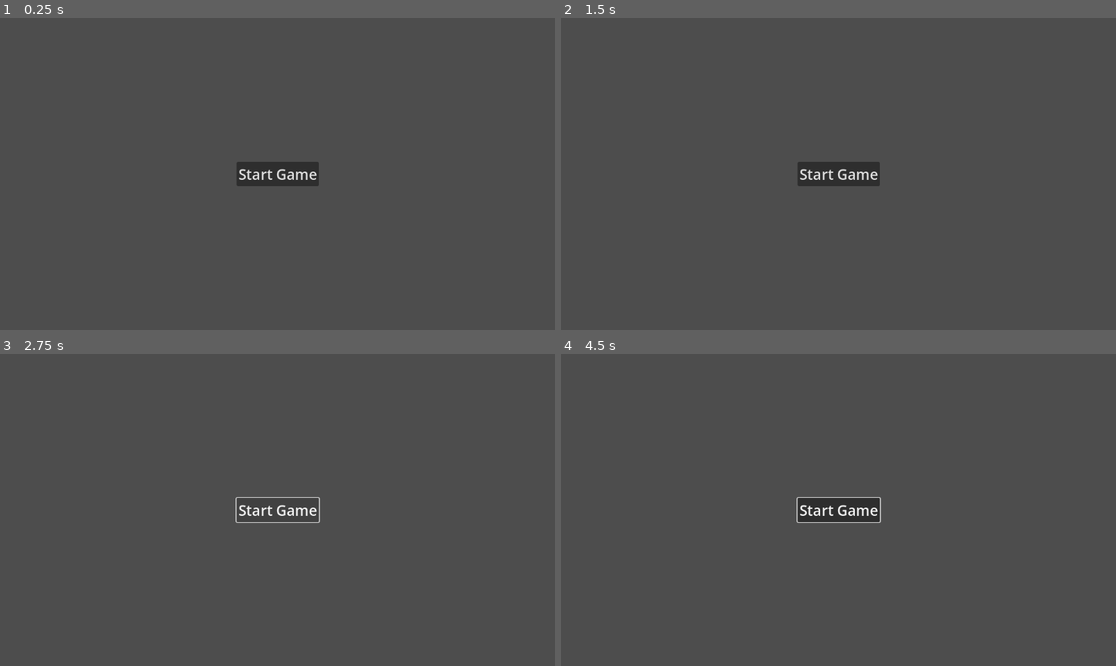
Above: before the commit, frames 1-4 (two rows, left to right).
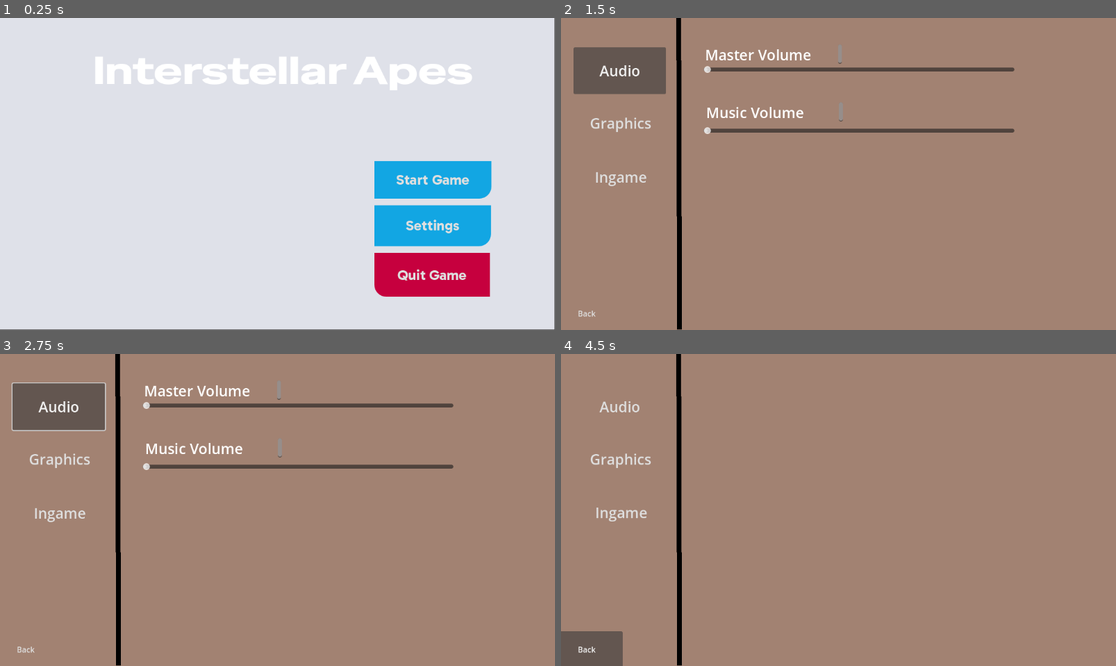
Above: after the commit, the same moments.

Repository: MeOldNg/Mini-IT-2510-02-05
Game: Godot game, scene res://main-menu.tscn
The game is run twice, just before and just after one commit, with the same random seed, the same clock (stepped at 60 frames per second) and the same inputs. Before the commit the project has no main scene; this scene is started directly in both runs.
Inputs (mouse positions are in pixels of both pictures, inside the frame that each line leads up to):
- Up to frame 1 (0.25 s): no input
- Up to frame 2 (1.5 s): click (993, 227) at 0.5 s, where only the run after the commit has a clickable "Settings"; click (622, 71) at 1.25 s, where only the run after the commit has a clickable "Audio"
- Up to frame 3 (2.75 s): click "Start Game" (after the commit: "Audio") at 2 s
- Up to frame 4 (4.5 s): click (622, 460) at 2.75 s, where only the run after the commit has a clickable "Graphics"; click (622, 513) at 3.5 s, where only the run after the commit has a clickable "Ingame"; click (588, 650) at 4.25 s, where only the run after the commit has a clickable "Back"

The runs differ from the first frame. In frame 1, 100% of the frame differs, in the area x 0-100%, y 0-100%; in frame 2, 96%; in frame 3, 96%; in frame 4, 99%.

Commit message:
added files for main menu
added the simple main menu without design for basic reference

Diff:
--- /dev/null
+++ b/UI/panel_theme.tres
@@ -0,0 +1,12 @@
+[gd_resource type="Theme" load_steps=3 format=3 uid="uid://cqmt4obqoeysj"]
+
+[sub_resource type="StyleBoxFlat" id="StyleBoxFlat_y7g48"]
+bg_color = Color(0.638832, 0.583645, 0.602127, 1)
+corner_radius_top_left = 50
+
+[sub_resource type="StyleBoxFlat" id="StyleBoxFlat_p1gqq"]
+bg_color = Color(0.506521, 0.562633, 0.944934, 1)
+
+[resource]
+/styles/panel = SubResource("StyleBoxFlat_y7g48")
+Panel/styles/panel = SubResource("StyleBoxFlat_p1gqq")
--- /dev/null
+++ b/UI/quit_button_theme.tres
@@ -0,0 +1,19 @@
+[gd_resource type="Theme" load_steps=4 format=3 uid="uid://c76yqmdhisv0b"]
+
+[sub_resource type="StyleBoxFlat" id="StyleBoxFlat_u3qrk"]
+bg_color = Color(0.638832, 0.583645, 0.602127, 1)
+corner_radius_top_left = 50
+
+[sub_resource type="StyleBoxFlat" id="StyleBoxFlat_2je7r"]
+bg_color = Color(0.675559, 0.540618, 0.743101, 1)
+
+[sub_resource type="StyleBoxFlat" id="StyleBoxFlat_33np0"]
+bg_color = Color(0, 0.645087, 0.915707, 1)
+
+[resource]
+Button/colors/font_color = Color(0.509366, 1, 0.612631, 1)
+Button/colors/font_hover_color = Color(0.699615, 7.70092e-06, 0.456674, 1)
+Button/colors/icon_hover_color = Color(0.688155, 0.986501, 7.70092e-07, 1)
+Button/styles/panel = SubResource("StyleBoxFlat_u3qrk")
+Panel/styles/panel = SubResource("StyleBoxFlat_2je7r")
+PanelContainer/styles/panel = SubResource("StyleBoxFlat_33np0")
--- a/main-menu.tscn
+++ b/main-menu.tscn
@@ -1,26 +1,117 @@
-[gd_scene format=3 uid="uid://dkrewxtxg7v7j"]
+[gd_scene load_steps=10 format=3 uid="uid://dkrewxtxg7v7j"]
+
+[ext_resource type="Script" uid="uid://dh5pqpc2d0l8x" path="res://main_menu.gd" id="1_holw3"]
+[ext_resource type="Theme" uid="uid://cqmt4obqoeysj" path="res://UI/panel_theme.tres" id="1_mue8r"]
+[ext_resource type="FontFile" uid="uid://dsrweoq0cyfyo" path="res://fonts/Gabarito,Special_Gothic_Expanded_One/Gabarito/static/Gabarito-Bold.ttf" id="2_holw3"]
+[ext_resource type="FontFile" uid="uid://b8dv01pfbt4xf" path="res://fonts/Gabarito,Special_Gothic_Expanded_One/Special_Gothic_Expanded_One/SpecialGothicExpandedOne-Regular.ttf" id="4_holw3"]
+
+[sub_resource type="ShaderMaterial" id="ShaderMaterial_ikcl0"]
+
+[sub_resource type="StyleBoxFlat" id="StyleBoxFlat_ikcl0"]
+bg_color = Color(0.910914, 0.920267, 0.952605, 0.941176)
+
+[sub_resource type="StyleBoxFlat" id="StyleBoxFlat_ljn4s"]
+bg_color = Color(0.0728287, 0.649117, 0.888318, 1)
+corner_radius_bottom_right = 25
+
+[sub_resource type="StyleBoxFlat" id="StyleBoxFlat_w8h0y"]
+bg_color = Color(0.776108, 0, 0.242115, 1)
+corner_radius_bottom_left = 25
+
+[sub_resource type="StyleBoxFlat" id="StyleBoxFlat_5x8rc"]
+bg_color = Color(0.87451, 0.882353, 0.913725, 1)
 
 [node name="Control" type="Control"]
 layout_mode = 3
 anchors_preset = 15
 anchor_right = 1.0
 anchor_bottom = 1.0
+offset_left = -1.0
+offset_top = -1.0
+offset_right = -1.0
+offset_bottom = -1.0
 grow_horizontal = 2
 grow_vertical = 2
+script = ExtResource("1_holw3")
 
-[node name="Button" type="Button" parent="."]
+[node name="Panel" type="Panel" parent="."]
+material = SubResource("ShaderMaterial_ikcl0")
+layout_mode = 1
+anchors_preset = 15
+anchor_right = 1.0
+anchor_bottom = 1.0
+grow_horizontal = 2
+grow_vertical = 2
+theme = ExtResource("1_mue8r")
+theme_override_styles/panel = SubResource("StyleBoxFlat_ikcl0")
+
+[node name="play_game_button" type="Button" parent="."]
 layout_mode = 1
 anchors_preset = -1
-anchor_left = 0.5
-anchor_top = 0.5
-anchor_right = 0.5
-anchor_bottom = 0.5
+anchor_left = 0.749566
+anchor_top = 0.498457
+anchor_right = 0.812066
+anchor_bottom = 0.541667
 offset_left = -85.5
 offset_top = -25.0
 offset_right = 85.5
 offset_bottom = 25.0
 grow_horizontal = 2
 grow_vertical = 2
+theme_override_fonts/font = ExtResource("2_holw3")
 theme_override_font_sizes/font_size = 30
+theme_override_styles/normal = SubResource("StyleBoxFlat_ljn4s")
 text = "Start Game"
 metadata/_edit_use_anchors_ = true
+
+[node name="settings_button" type="Button" parent="."]
+layout_mode = 1
+anchors_preset = -1
+anchor_left = 0.749566
+anchor_top = 0.640432
+anchor_right = 0.811198
+anchor_bottom = 0.694444
+offset_left = -85.5
+offset_top = -25.0
+offset_right = 85.5
+offset_bottom = 25.0
+grow_horizontal = 2
+grow_vertical = 2
+theme_override_fonts/font = ExtResource("2_holw3")
+theme_override_font_sizes/font_size = 30
+theme_override_styles/normal = SubResource("StyleBoxFlat_ljn4s")
+text = "Settings"
+metadata/_edit_use_anchors_ = true
+
+[node name="quit_game_button" type="Button" parent="."]
+layout_mode = 1
+anchors_preset = -1
+anchor_left = 0.766059
+anchor_top = 0.796296
+anchor_right = 0.766059
+anchor_bottom = 0.796296
+offset_left = -104.5
+offset_top = -27.0
+offset_right = 135.5
+offset_bottom = 64.0
+grow_horizontal = 2
+grow_vertical = 2
+theme_override_fonts/font = ExtResource("2_holw3")
+theme_override_font_sizes/font_size = 30
+theme_override_styles/normal = SubResource("StyleBoxFlat_w8h0y")
+text = "Quit Game"
+
+[node name="RichTextLabel" type="RichTextLabel" parent="."]
+layout_mode = 0
+offset_left = 194.0
+offset_top = 57.0
+offset_right = 1060.0
+offset_bottom = 168.0
+theme_override_fonts/normal_font = ExtResource("4_holw3")
+theme_override_font_sizes/normal_font_size = 80
+theme_override_styles/normal = SubResource("StyleBoxFlat_5x8rc")
+text = "Interstellar Apes"
+
+[connection signal="pressed" from="play_game_button" to="." method="_on_play_game_button_pressed"]
+[connection signal="pressed" from="settings_button" to="." method="_on_settings_button_pressed"]
+[connection signal="pressed" from="quit_game_button" to="." method="_on_quit_game_button_pressed"]
--- /dev/null
+++ b/main_menu.gd
@@ -0,0 +1,10 @@
+extends Control
+
+func _on_play_game_button_pressed():
+	get_tree().change_scene_to_file("res://testing_game.tscn")
+
+func _on_settings_button_pressed():
+	get_tree().change_scene_to_file("res://settingsscene/settings.tscn")
+
+func _on_quit_game_button_pressed():
+	get_tree().quit()
--- a/project.godot
+++ b/project.godot
@@ -11,6 +11,7 @@
 [application]
 
 config/name="Main-Menu"
+run/main_scene="uid://dkrewxtxg7v7j"
 config/features=PackedStringArray("4.4", "Forward Plus")
 config/icon="res://icon.svg"
 
--- /dev/null
+++ b/settingsscene/audio_settings.gd
@@ -0,0 +1,4 @@
+extends Control
+
+func _on_back_button_pressed() -> void:
+	get_tree().change_scene_to_file("res://settingsscene/settings.tscn")
--- /dev/null
+++ b/settingsscene/audio_settings.tscn
@@ -0,0 +1,119 @@
+[gd_scene load_steps=6 format=3 uid="uid://djmd0it5k52ob"]
+
+[ext_resource type="Theme" uid="uid://cqmt4obqoeysj" path="res://UI/panel_theme.tres" id="1_lemuw"]
+[ext_resource type="Script" uid="uid://dlxly0ly0n0gx" path="res://settingsscene/audio_settings.gd" id="1_pivgr"]
+
+[sub_resource type="StyleBoxFlat" id="StyleBoxFlat_ikcl0"]
+bg_color = Color(0.657202, 0.524155, 0.455668, 0.941176)
+
+[sub_resource type="StyleBoxFlat" id="StyleBoxFlat_x2hje"]
+bg_color = Color(0.635294, 0.509804, 0.447059, 1)
+
+[sub_resource type="StyleBoxFlat" id="StyleBoxFlat_bndh4"]
+bg_color = Color(0.635294, 0.509804, 0.447059, 1)
+
+[node name="Control" type="Control"]
+layout_mode = 3
+anchors_preset = 15
+anchor_right = 1.0
+anchor_bottom = 1.0
+offset_left = -1.0
+offset_top = -1.0
+offset_right = -1.0
+offset_bottom = -1.0
+grow_horizontal = 2
+grow_vertical = 2
+script = ExtResource("1_pivgr")
+
+[node name="Panel" type="Panel" parent="."]
+layout_mode = 1
+anchors_preset = 8
+anchor_left = 0.5
+anchor_top = 0.5
+anchor_right = 0.5
+anchor_bottom = 0.5
+offset_left = -577.5
+offset_top = -325.0
+offset_right = 577.5
+offset_bottom = 325.0
+grow_horizontal = 2
+grow_vertical = 2
+theme = ExtResource("1_lemuw")
+theme_override_styles/panel = SubResource("StyleBoxFlat_ikcl0")
+metadata/_edit_use_anchors_ = true
+
+[node name="Line2D" type="Line2D" parent="."]
+points = PackedVector2Array(245, 0, 246, 178, 247, 648)
+default_color = Color(0, 0, 0, 1)
+metadata/_edit_lock_ = true
+
+[node name="Button" type="Button" parent="."]
+layout_mode = 0
+offset_left = 27.0
+offset_top = 62.0
+offset_right = 219.0
+offset_bottom = 159.0
+theme_override_font_sizes/font_size = 30
+theme_override_styles/normal = SubResource("StyleBoxFlat_x2hje")
+text = "Audio"
+
+[node name="Button2" type="Button" parent="."]
+layout_mode = 0
+offset_left = 29.0
+offset_top = 171.0
+offset_right = 221.0
+offset_bottom = 268.0
+theme_override_font_sizes/font_size = 30
+theme_override_styles/normal = SubResource("StyleBoxFlat_x2hje")
+text = "Graphics"
+
+[node name="Button3" type="Button" parent="."]
+layout_mode = 0
+offset_left = 29.0
+offset_top = 283.0
+offset_right = 221.0
+offset_bottom = 380.0
+theme_override_font_sizes/font_size = 30
+theme_override_styles/normal = SubResource("StyleBoxFlat_x2hje")
+text = "Ingame"
+
+[node name="master_volume_slider" type="HSlider" parent="."]
+layout_mode = 0
+offset_left = 297.0
+offset_top = 100.0
+offset_right = 942.0
+offset_bottom = 116.0
+
+[node name="music_volume_slider" type="HSlider" parent="."]
+offset_left = 297.0
+offset_top = 227.0
+offset_right = 942.0
+offset_bottom = 243.0
+
+[node name="RichTextLabel" type="RichTextLabel" parent="."]
+layout_mode = 0
+offset_left = 300.0
+offset_top = 56.0
+offset_right = 584.0
+offset_bottom = 96.0
+theme_override_font_sizes/normal_font_size = 30
+text = "Master Volume"
+
+[node name="RichTextLabel2" type="RichTextLabel" parent="."]
+offset_left = 302.0
+offset_top = 176.0
+offset_right = 586.0
+offset_bottom = 216.0
+theme_override_font_sizes/normal_font_size = 30
+text = "Music Volume"
+
+[node name="back_button" type="Button" parent="."]
+offset_left = -20.0
+offset_top = 577.0
+offset_right = 129.0
+offset_bottom = 653.0
+theme_override_styles/normal = SubResource("StyleBoxFlat_bndh4")
+text = "Back
+"
+
+[connection signal="pressed" from="back_button" to="." method="_on_back_button_pressed"]
--- /dev/null
+++ b/settingsscene/graphics_settings.tscn
@@ -0,0 +1,85 @@
+[gd_scene load_steps=5 format=3 uid="uid://ba0rkttvmfd72"]
+
+[ext_resource type="Theme" uid="uid://cqmt4obqoeysj" path="res://UI/panel_theme.tres" id="1_je45u"]
+
+[sub_resource type="StyleBoxFlat" id="StyleBoxFlat_ikcl0"]
+bg_color = Color(0.657202, 0.524155, 0.455668, 0.941176)
+
+[sub_resource type="StyleBoxFlat" id="StyleBoxFlat_x2hje"]
+bg_color = Color(0.635294, 0.509804, 0.447059, 1)
+
+[sub_resource type="StyleBoxFlat" id="StyleBoxFlat_je45u"]
+bg_color = Color(0.635294, 0.509804, 0.447059, 1)
+
+[node name="Control" type="Control"]
+layout_mode = 3
+anchors_preset = 15
+anchor_right = 1.0
+anchor_bottom = 1.0
+offset_left = -1.0
+offset_top = -1.0
+offset_right = -1.0
+offset_bottom = -1.0
+grow_horizontal = 2
+grow_vertical = 2
+
+[node name="Panel" type="Panel" parent="."]
+layout_mode = 1
+anchors_preset = 8
+anchor_left = 0.5
+anchor_top = 0.5
+anchor_right = 0.5
+anchor_bottom = 0.5
+offset_left = -577.5
+offset_top = -325.0
+offset_right = 577.5
+offset_bottom = 325.0
+grow_horizontal = 2
+grow_vertical = 2
+theme = ExtResource("1_je45u")
+theme_override_styles/panel = SubResource("StyleBoxFlat_ikcl0")
+metadata/_edit_use_anchors_ = true
+
+[node name="Line2D" type="Line2D" parent="."]
+points = PackedVector2Array(245, 0, 246, 178, 247, 648)
+default_color = Color(0, 0, 0, 1)
+metadata/_edit_lock_ = true
+
+[node name="Button" type="Button" parent="."]
+layout_mode = 0
+offset_left = 27.0
+offset_top = 62.0
+offset_right = 219.0
+offset_bottom = 159.0
+theme_override_font_sizes/font_size = 30
+theme_override_styles/normal = SubResource("StyleBoxFlat_x2hje")
+text = "Audio"
+
+[node name="Button2" type="Button" parent="."]
+layout_mode = 0
+offset_left = 29.0
+offset_top = 171.0
+offset_right = 221.0
+offset_bottom = 268.0
+theme_override_font_sizes/font_size = 30
+theme_override_styles/normal = SubResource("StyleBoxFlat_x2hje")
+text = "Graphics"
+
+[node name="Button3" type="Button" parent="."]
+layout_mode = 0
+offset_left = 29.0
+offset_top = 283.0
+offset_right = 221.0
+offset_bottom = 380.0
+theme_override_font_sizes/font_size = 30
+theme_override_styles/normal = SubResource("StyleBoxFlat_x2hje")
+text = "Ingame"
+
+[node name="back_button" type="Button" parent="."]
+offset_left = -20.0
+offset_top = 577.0
+offset_right = 129.0
+offset_bottom = 653.0
+theme_override_styles/normal = SubResource("StyleBoxFlat_je45u")
+text = "Back
+"
--- /dev/null
+++ b/settingsscene/settings.gd
@@ -0,0 +1,7 @@
+extends Control
+
+func _on_audio_button_pressed() -> void:
+	get_tree().change_scene_to_file("res://settingsscene/audio_settings.tscn")
+
+func _on_back_button_pressed() -> void:
+	get_tree().change_scene_to_file("res://main-menu.tscn")
--- /dev/null
+++ b/settingsscene/settings.tscn
@@ -0,0 +1,89 @@
+[gd_scene load_steps=6 format=3 uid="uid://c4wjtvk7x7hle"]
+
+[ext_resource type="Script" uid="uid://bmkkyg6qv0twq" path="res://settingsscene/settings.gd" id="1_euu0m"]
+[ext_resource type="Theme" uid="uid://cqmt4obqoeysj" path="res://UI/panel_theme.tres" id="1_y0vyk"]
+
+[sub_resource type="StyleBoxFlat" id="StyleBoxFlat_ikcl0"]
+bg_color = Color(0.657202, 0.524155, 0.455668, 0.941176)
+
+[sub_resource type="StyleBoxFlat" id="StyleBoxFlat_x2hje"]
+bg_color = Color(0.635294, 0.509804, 0.447059, 1)
+
+[sub_resource type="StyleBoxFlat" id="StyleBoxFlat_euu0m"]
+bg_color = Color(0.635294, 0.509804, 0.447059, 1)
+
+[node name="Control" type="Control"]
+layout_mode = 3
+anchors_preset = 15
+anchor_right = 1.0
+anchor_bottom = 1.0
+offset_left = -1.0
+offset_top = -1.0
+offset_right = -1.0
+offset_bottom = -1.0
+grow_horizontal = 2
+grow_vertical = 2
+script = ExtResource("1_euu0m")
+
+[node name="Panel" type="Panel" parent="."]
+layout_mode = 1
+anchors_preset = 8
+anchor_left = 0.5
+anchor_top = 0.5
+anchor_right = 0.5
+anchor_bottom = 0.5
+offset_left = -577.5
+offset_top = -325.0
+offset_right = 577.5
+offset_bottom = 325.0
+grow_horizontal = 2
+grow_vertical = 2
+theme = ExtResource("1_y0vyk")
+theme_override_styles/panel = SubResource("StyleBoxFlat_ikcl0")
+metadata/_edit_use_anchors_ = true
+
+[node name="Line2D" type="Line2D" parent="."]
+points = PackedVector2Array(245, 0, 246, 178, 247, 648)
+default_color = Color(0, 0, 0, 1)
+metadata/_edit_lock_ = true
+
+[node name="audio_button" type="Button" parent="."]
+layout_mode = 0
+offset_left = 27.0
+offset_top = 62.0
+offset_right = 219.0
+offset_bottom = 159.0
+theme_override_font_sizes/font_size = 30
+theme_override_styles/normal = SubResource("StyleBoxFlat_x2hje")
+text = "Audio"
+
+[node name="graphics_button" type="Button" parent="."]
+offset_left = 29.0
+offset_top = 171.0
+offset_right = 221.0
+offset_bottom = 268.0
+theme_override_font_sizes/font_size = 30
+theme_override_styles/normal = SubResource("StyleBoxFlat_x2hje")
+text = "Graphics"
+
+[node name="ingame_button" type="Button" parent="."]
+offset_left = 30.0
+offset_top = 282.0
+offset_right = 222.0
+offset_bottom = 379.0
+theme_override_font_sizes/font_size = 30
+theme_override_styles/normal = SubResource("StyleBoxFlat_x2hje")
+text = "Ingame"
+
+[node name="back_button" type="Button" parent="."]
+layout_mode = 0
+offset_left = -20.0
+offset_top = 577.0
+offset_right = 129.0
+offset_bottom = 653.0
+theme_override_styles/normal = SubResource("StyleBoxFlat_euu0m")
+text = "Back
+"
+
+[connection signal="pressed" from="audio_button" to="." method="_on_audio_button_pressed"]
+[connection signal="pressed" from="back_button" to="." method="_on_back_button_pressed"]
--- /dev/null
+++ b/testing_game.tscn
@@ -0,0 +1,3 @@
+[gd_scene format=3 uid="uid://kqfijpxbj3t1"]
+
+[node name="Node2D" type="Node2D"]
Binary file added: fonts/Gabarito,Special_Gothic_Expanded_One/Gabarito/Gabarito-VariableFont_wght.ttf
Not shown, added: fonts/Gabarito,Special_Gothic_Expanded_One/Gabarito/Gabarito-VariableFont_wght.ttf.import
Not shown, added: fonts/Gabarito,Special_Gothic_Expanded_One/Gabarito/OFL.txt
Not shown, added: fonts/Gabarito,Special_Gothic_Expanded_One/Gabarito/README.txt
Binary file added: fonts/Gabarito,Special_Gothic_Expanded_One/Gabarito/static/Gabarito-Black.ttf
Not shown, added: fonts/Gabarito,Special_Gothic_Expanded_One/Gabarito/static/Gabarito-Black.ttf.import
Binary file added: fonts/Gabarito,Special_Gothic_Expanded_One/Gabarito/static/Gabarito-Bold.ttf
Not shown, added: fonts/Gabarito,Special_Gothic_Expanded_One/Gabarito/static/Gabarito-Bold.ttf.import
Binary file added: fonts/Gabarito,Special_Gothic_Expanded_One/Gabarito/static/Gabarito-ExtraBold.ttf
Not shown, added: fonts/Gabarito,Special_Gothic_Expanded_One/Gabarito/static/Gabarito-ExtraBold.ttf.import
Binary file added: fonts/Gabarito,Special_Gothic_Expanded_One/Gabarito/static/Gabarito-Medium.ttf
Not shown, added: fonts/Gabarito,Special_Gothic_Expanded_One/Gabarito/static/Gabarito-Medium.ttf.import
(and 11 more such lines)
